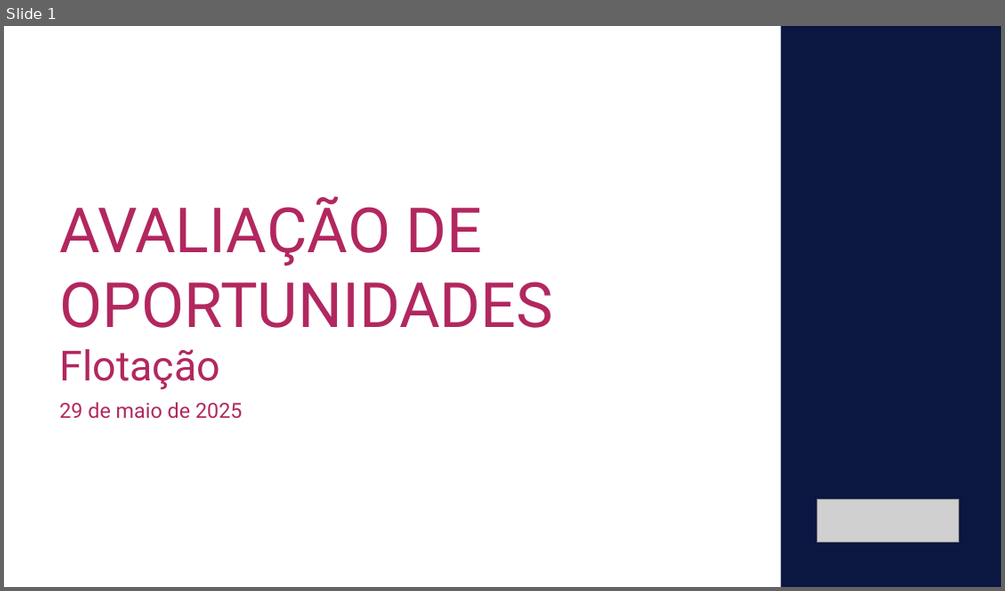
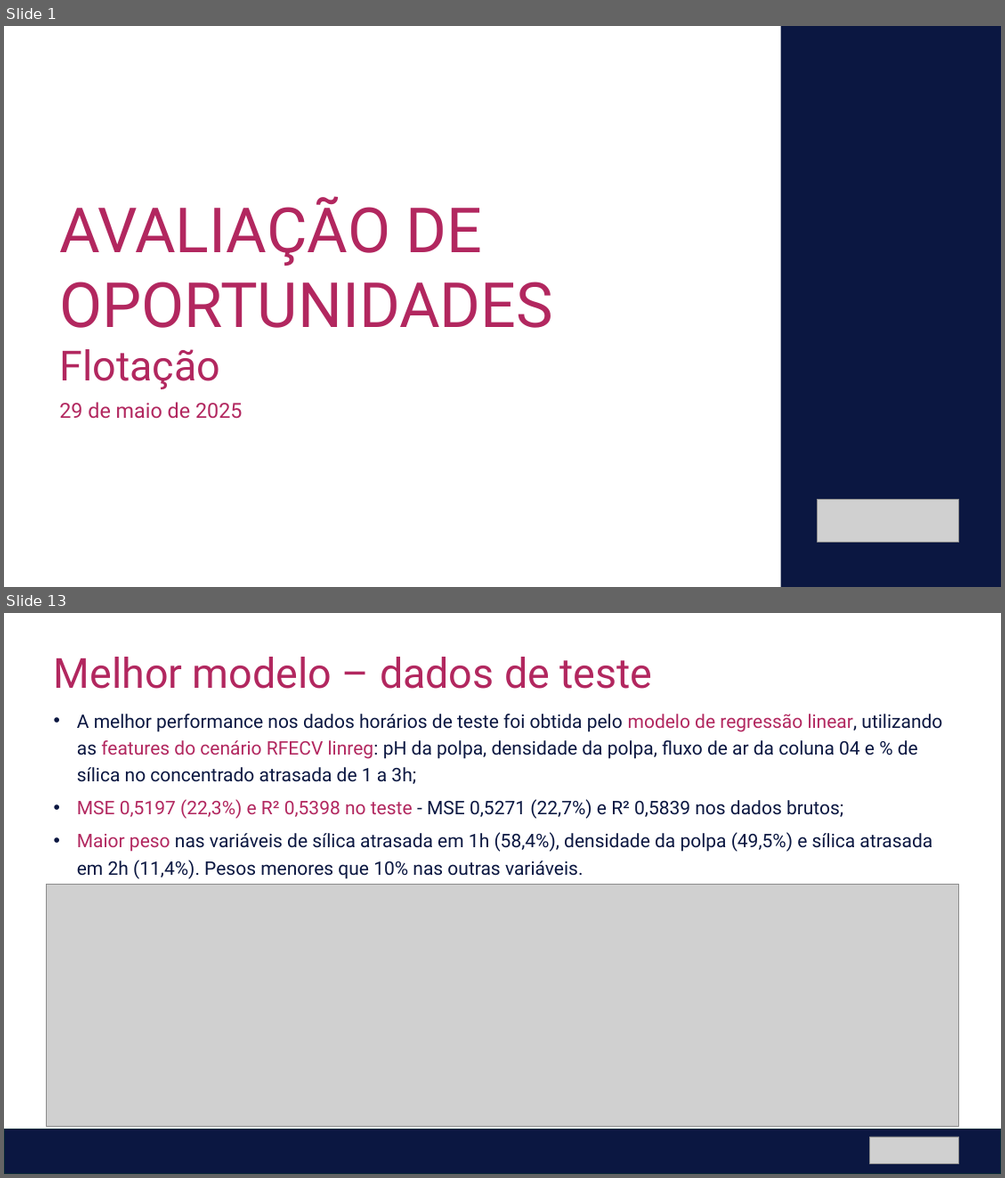
Before and after one commit to matleobor/case-ihm, a slide deck: IHM Stefanini - Análise de Oportunidade - Flotação.pptx. Shown one above the other, each under a label of ours: slide 1 before the commit, slides 1 and 13 after it; the slides between them are not shown. The pictures are 1005x591 and 1005x1178 pixels, drawn with LibreOffice and Linux fonts; fonts in the diff are those of the drawing; grey boxes stand for pictures. Boxes give left, top, right and bottom in pixels: in the first picture for what was removed or moved away, otherwise in the second. Text is boxed around its words. In the diff, an @@ line names an element or a change of style, - is before the commit and + after.

```diff
--- a/IHM Stefanini - Análise de Oportunidade - Flotação.pptx
+++ b/IHM Stefanini - Análise de Oportunidade - Flotação.pptx
@@ slide 13 added at <box>4,613,1001,1174</box>, background #FFFFFF @@
@@ text added at <box>54,657,653,689</box>, 40 pt, text #B2275F @@
+Melhor modelo – dados de teste
@@ text added at <box>77,714,942,879</box>, 18 pt, text #0B1741 @@
+• A melhor performance nos dados horários de teste foi obtida pelo modelo de regressão linear, utilizando as features do cenário RFECV linreg: pH da polpa, densidade da polpa, fluxo de ar da coluna 04 e % de sílica no concentrado atrasada de 1 a 3h;
+• MSE 0,5197 (22,3%) e R² 0,5398 no teste - MSE 0,5271 (22,7%) e R² 0,5839 nos dados brutos;
+• Maior peso nas variáveis de sílica atrasada em 1h (58,4%), densidade da polpa (49,5%) e sílica atrasada em 2h (11,4%). Pesos menores que 10% nas outras variáveis.
@@ picture added at <box>46,884,958,1126</box> @@
@@ rectangle added at <box>4,1129,1001,1174</box>, fill #0B1741, outline #092A39 1.5 pt @@
@@ picture added at <box>870,1136,959,1163</box> @@
```
Also in this commit, not shown: 1 slide changed, 12 other slides added, 1 other file.
